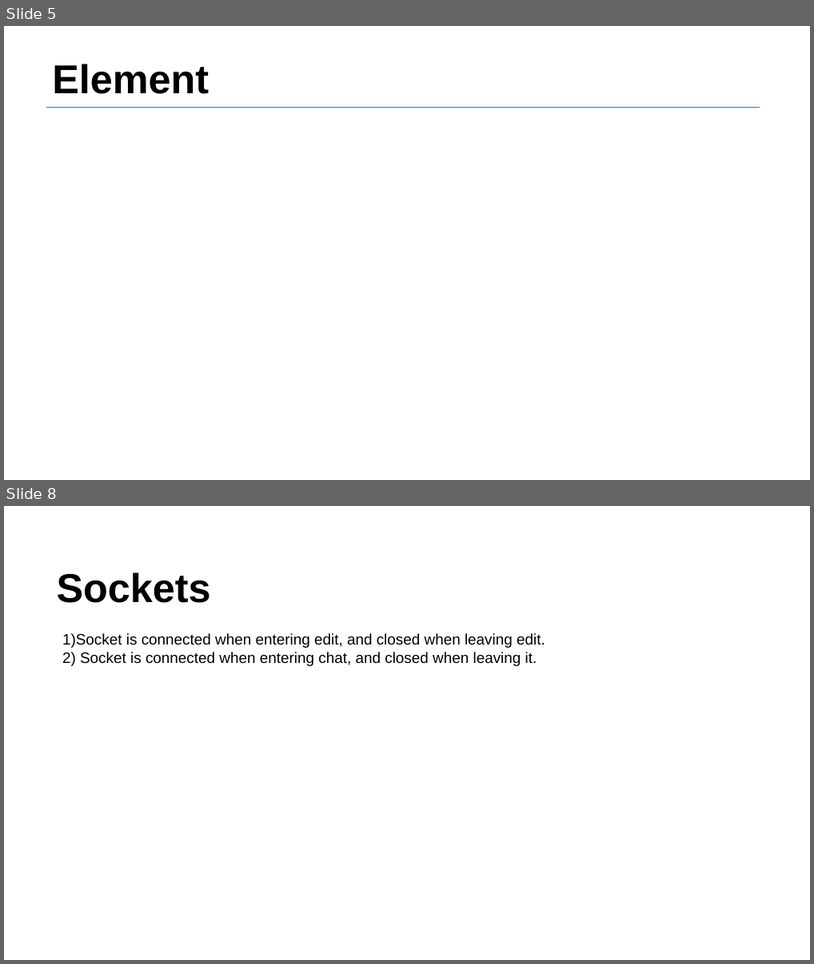
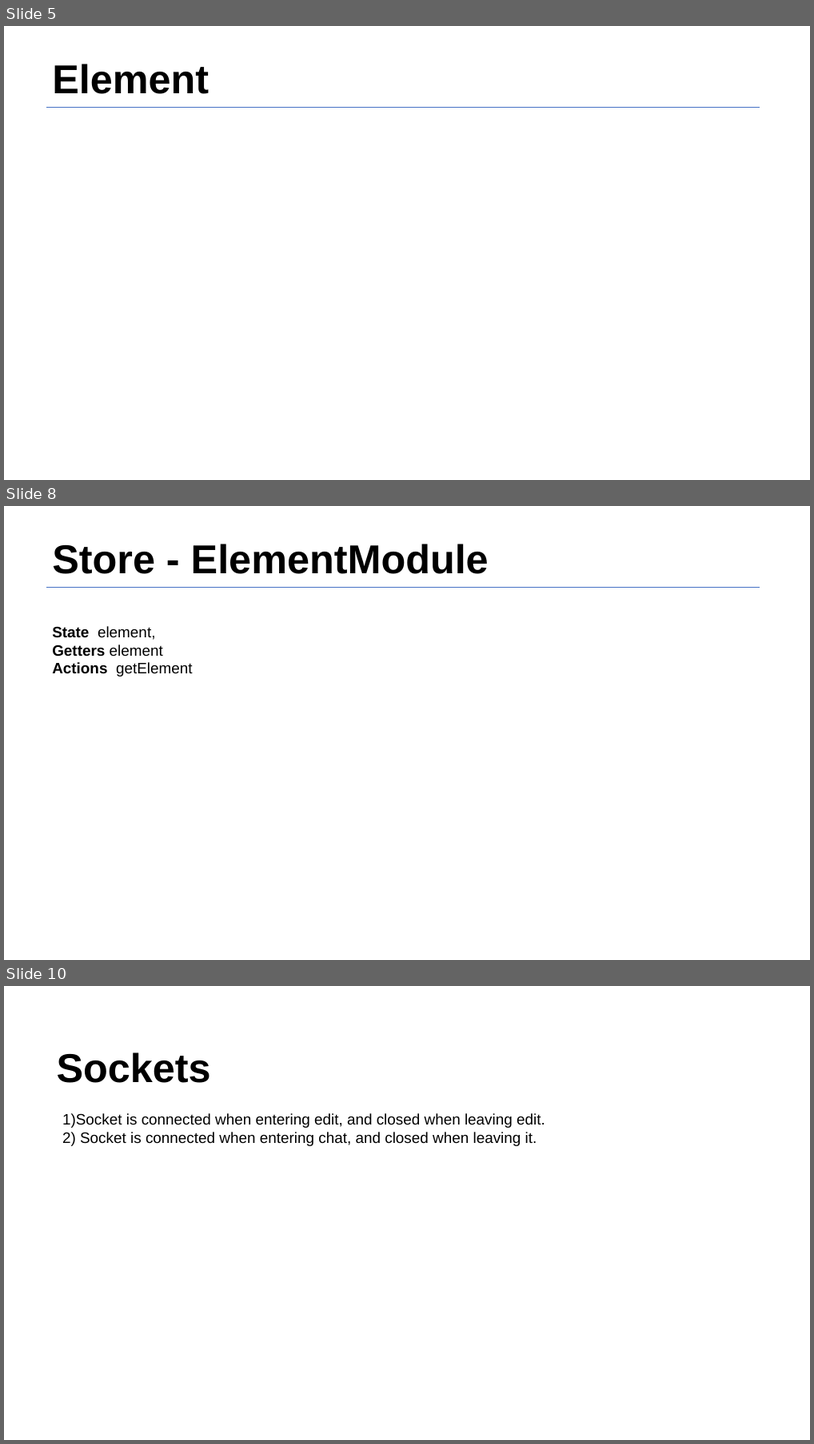
Before and after one commit to giladberg/wixer, a slide deck: document/Product Definition Document Sample - Vybing - v1.5-converted (1).pptx. Shown one above the other, each under a label of ours: slides 5 and 8 before the commit, slides 5, 8 and 10 after it; the slides between them are not shown. The pictures are 814x964 and 814x1444 pixels, drawn with LibreOffice and Linux fonts; fonts in the diff are those of the drawing. Boxes give left, top, right and bottom in pixels: in the first picture for what was removed or moved away, otherwise in the second. Text is boxed around its words. In the diff, an @@ line names an element or a change of style, - is before the commit and + after.

```diff
--- a/document/Product Definition Document Sample - Vybing - v1.5-converted (1).pptx
+++ b/document/Product Definition Document Sample - Vybing - v1.5-converted (1).pptx
@@ slide 8 added at [4,506,810,960], background #FFFFFF @@
@@ title added at [52,544,489,574], 48 pt, text #000000, bold @@
+Store - ElementModule
@@ freeform shape added at [46,587,760,587], outline #4471C4 0.75 pt @@
@@ text added at [52,626,193,676], 18 pt, text #000000 @@
+State element,
+Getters element
+Actions getElement
@@ what was slide 8 is now slide 10 @@
```
Also in this commit, not shown: 2 slides changed, 1 other slide added, 20 other files.
